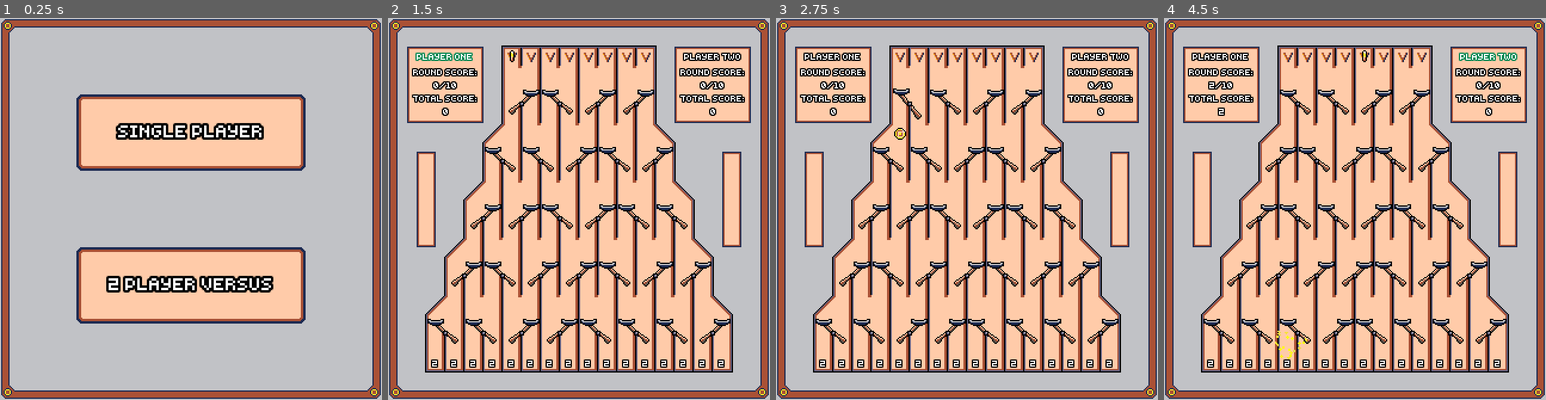
Above: before the commit, frames 1-4 (left to right).
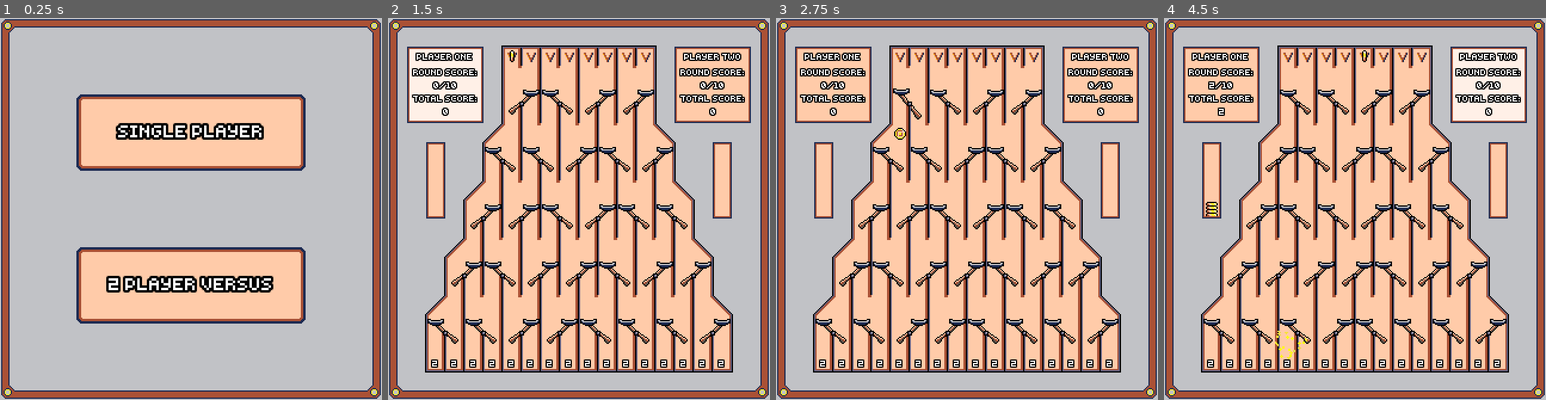
Above: after the commit, the same moments.

Repository: nico-bebop/Coin-Drop
Game: Godot game, scene res://menu/main_menu.tscn
The game is run twice, just before and just after one commit, with the same random seed, the same clock (stepped at 60 frames per second) and the same inputs.
Inputs (mouse positions are in pixels of both pictures, inside the frame that each line leads up to):
- Up to frame 1 (0.25 s): no input
- Up to frame 2 (1.5 s): click "2 PLAYER VERSUS" at 0.5 s; move the mouse to (510, 56) at 1.27 s; click (510, 56) at 1.35 s
- Up to frame 3 (2.75 s): move the mouse to (921, 56) at 2.02 s; click (921, 56) at 2.1 s
- Up to frame 4 (4.5 s): move the mouse to (1324, 56) at 2.77 s; click (1324, 56) at 2.85 s; move the mouse to (1347, 56) at 3.52 s; click (1347, 56) at 3.6 s; move the mouse to (1362, 56) at 4.27 s; click (1362, 56) at 4.35 s

The runs differ from the first frame. In frame 1, less than 0.1% of the frame differs, in the area x 1-99%, y 1-99%; in frame 2, 5.8%; in frame 3, 3.2%; in frame 4, 5.8%.

Commit message:
Coin meter and turn animation

Diff:
--- a/board/board.tscn
+++ b/board/board.tscn
@@ -11,7 +11,6 @@
 [ext_resource path="res://assets/sprites/game/slots.png" type="Texture" id=9]
 [ext_resource path="res://board/ui/turn_system.gd" type="Script" id=10]
 [ext_resource path="res://assets/sprites/ui/background.png" type="Texture" id=11]
-[ext_resource path="res://assets/sprites/ui/ui.png" type="Texture" id=13]
 
 [sub_resource type="Animation" id=13]
 resource_name = "Highlight"
@@ -52,10 +51,6 @@
 position = Vector2( 160, 160 )
 texture = ExtResource( 11 )
 
-[node name="UI" type="Sprite" parent="."]
-position = Vector2( 160, 160 )
-texture = ExtResource( 13 )
-
 [node name="Board" type="Sprite" parent="."]
 position = Vector2( 160, 160 )
 texture = ExtResource( 8 )
@@ -295,7 +290,14 @@
 margin_bottom = 88.0
 player_name = "PLAYER TWO"
 
+[node name="CoinMeter" parent="TurnSystem/Player2" index="4"]
+margin_left = 32.0
+margin_right = 48.0
+
 [connection signal="game_over" from="TurnSystem" to="." method="_on_TurnSystem_game_over"]
 [connection signal="round_ended" from="TurnSystem" to="TurnSystem/Player1" method="_on_TurnSystem_round_ended"]
 [connection signal="round_ended" from="TurnSystem" to="TurnSystem/Player2" method="_on_TurnSystem_round_ended"]
 [connection signal="turn_ready" from="TurnSystem" to="Slots" method="_on_TurnSystem_turn_ready"]
+
+[editable path="TurnSystem/Player1"]
+[editable path="TurnSystem/Player2"]
--- a/board/globals.gd
+++ b/board/globals.gd
@@ -7,3 +7,4 @@
 const TIE = "TIE"
 
 const FINAL_ROUND = 4
+const NO_SCORE = " - "
--- a/board/ui/player.gd
+++ b/board/ui/player.gd
@@ -7,10 +7,11 @@
 
 var active setget set_active
 var total_score = 0
-var round_score = [0, 0, 0, 0]
-var required_score = [10, 40, 20, 80]
+var round_score = [0, 0, 0, 0, Globals.NO_SCORE]
+var required_score = [10, 40, 20, 80, Globals.NO_SCORE]
 
-onready var animation_player = $PlayerName/AnimationPlayer
+onready var animation_player = $AnimationPlayer
+onready var coin_meter = $CoinMeter
 onready var score = $Score
 onready var turn_system = $".."
 
@@ -18,6 +19,7 @@
 func _ready():
 	$PlayerName.text = player_name
 	set_label_text()
+	set_max_coin_meter()
 
 
 func update_score(value):
@@ -25,6 +27,7 @@
 		total_score += value
 		round_score[turn_system.current_round] += value
 		set_label_text()
+		update_coin_meter()
 
 
 func set_label_text():
@@ -36,15 +39,27 @@
 	return round_score[turn_system.current_round] >= required_score[turn_system.current_round]
 
 
-func change_outlines():
+func highlight_active_player():
+	# warning-ignore:standalone_ternary
 	animation_player.play("Highlight") if active else animation_player.play("RESET")
+
+
+func update_coin_meter():
+	coin_meter.value = round_score[turn_system.current_round]
+
+
+func set_max_coin_meter():
+	coin_meter.max_value = required_score[turn_system.current_round]
+	coin_meter.step = coin_meter.max_value / 10
 
 
 func set_active(value):
 	active = value
-	change_outlines()
+	highlight_active_player()
 
 
 func _on_TurnSystem_round_ended():
+	set_label_text()
 	if turn_system.current_round != Globals.FINAL_ROUND:
-		set_label_text()
+		update_coin_meter()
+		set_max_coin_meter()
--- a/board/ui/player.tscn
+++ b/board/ui/player.tscn
@@ -1,22 +1,17 @@
-[gd_scene load_steps=7 format=2]
+[gd_scene load_steps=8 format=2]
 
-[ext_resource path="res://assets/fonts/tinypixel.otf" type="DynamicFontData" id=1]
 [ext_resource path="res://board/ui/player.gd" type="Script" id=2]
 [ext_resource path="res://assets/fonts/default7px.tres" type="DynamicFont" id=3]
-
-[sub_resource type="DynamicFont" id=6]
-resource_local_to_scene = true
-size = 7
-outline_size = 1
-outline_color = Color( 0, 0, 0, 1 )
-font_data = ExtResource( 1 )
+[ext_resource path="res://assets/sprites/ui/scoreboard.png" type="Texture" id=4]
+[ext_resource path="res://assets/sprites/ui/coin_meter.png" type="Texture" id=5]
+[ext_resource path="res://assets/sprites/ui/coin_meter_full.png" type="Texture" id=6]
 
 [sub_resource type="Animation" id=4]
 resource_name = "Highlight"
 length = 0.2
 loop = true
 tracks/0/type = "value"
-tracks/0/path = NodePath(".:custom_fonts/font:outline_color")
+tracks/0/path = NodePath("../Scoreboard:frame")
 tracks/0/interp = 1
 tracks/0/loop_wrap = true
 tracks/0/imported = false
@@ -25,13 +20,13 @@
 "times": PoolRealArray( 0, 0.1 ),
 "transitions": PoolRealArray( 1, 1 ),
 "update": 1,
-"values": [ Color( 0, 0, 0, 1 ), Color( 0, 0.529412, 0.317647, 1 ) ]
+"values": [ 0, 1 ]
 }
 
 [sub_resource type="Animation" id=5]
 length = 0.001
 tracks/0/type = "value"
-tracks/0/path = NodePath(".:custom_fonts/font:outline_color")
+tracks/0/path = NodePath("../Scoreboard:frame")
 tracks/0/interp = 1
 tracks/0/loop_wrap = true
 tracks/0/imported = false
@@ -40,7 +35,7 @@
 "times": PoolRealArray( 0 ),
 "transitions": PoolRealArray( 1 ),
 "update": 0,
-"values": [ Color( 0, 0, 0, 1 ) ]
+"values": [ 0 ]
 }
 
 [node name="Player" type="Control"]
@@ -48,20 +43,26 @@
 margin_bottom = 64.0
 script = ExtResource( 2 )
 
+[node name="Scoreboard" type="Sprite" parent="."]
+position = Vector2( 32, 32 )
+texture = ExtResource( 4 )
+hframes = 2
+
+[node name="AnimationPlayer" type="AnimationPlayer" parent="."]
+root_node = NodePath("../PlayerName")
+playback_speed = 0.2
+anims/Highlight = SubResource( 4 )
+anims/RESET = SubResource( 5 )
+
 [node name="PlayerName" type="Label" parent="."]
 margin_left = 2.0
 margin_top = 2.0
 margin_right = 62.0
 margin_bottom = 16.0
-custom_fonts/font = SubResource( 6 )
+custom_fonts/font = ExtResource( 3 )
 text = "PLAYER NAME"
 align = 1
 valign = 1
-
-[node name="AnimationPlayer" type="AnimationPlayer" parent="PlayerName"]
-playback_speed = 0.2
-anims/Highlight = SubResource( 4 )
-anims/RESET = SubResource( 5 )
 
 [node name="Score" type="Label" parent="."]
 margin_left = 2.0
@@ -75,3 +76,14 @@
 0"
 align = 1
 valign = 1
+
+[node name="CoinMeter" type="TextureProgress" parent="."]
+margin_left = 16.0
+margin_top = 80.0
+margin_right = 32.0
+margin_bottom = 144.0
+max_value = 20.0
+texture_under = ExtResource( 5 )
+texture_progress = ExtResource( 6 )
+texture_progress_offset = Vector2( 2, 2 )
+fill_mode = 3
Binary file changed: assets/sprites/ui/background.png
Binary file changed: assets/sprites/ui/coin_meter.png
Binary file added: assets/sprites/ui/coin_meter_full.png
Not shown, added: assets/sprites/ui/coin_meter_full.png.import
Not shown: 1 places in board/board.tscn that only renumber resources
